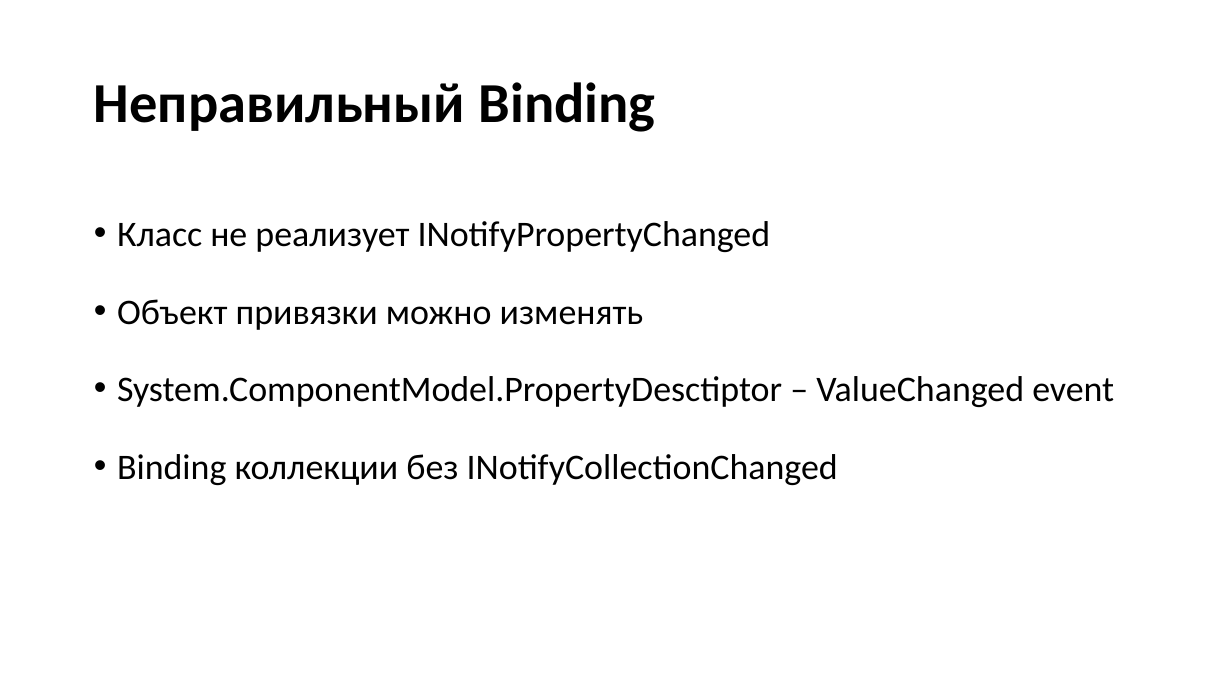
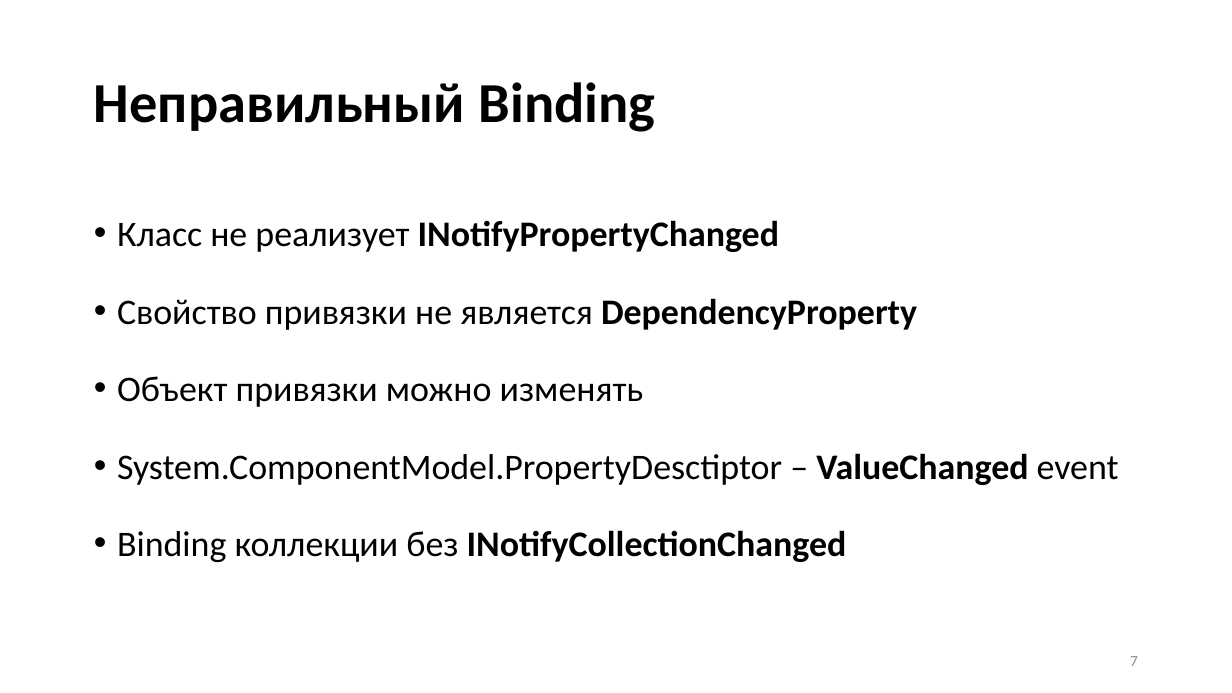
Before and after one commit to Talrandel/MemoryLeak, a slide deck: slide 7 of Утечки памяти.pptx (slide 6 before the commit). Drawn at 1232x693 pixels with LibreOffice and Linux fonts; fonts in the diff are those of the drawing. Boxes give left, top, right and bottom in pixels: in the first picture for what was removed or moved away, otherwise in the second. Text is boxed around its words. In the diff, an @@ line names an element or a change of style, - is before the commit and + after.

```diff
--- a/Утечки памяти.pptx
+++ b/Утечки памяти.pptx
@@ text at <box>117,220,1119,562</box>: bold on in "INotifyPropertyChanged", "ValueChanged", "INotifyCollectionChanged" @@
@@ text at <box>117,298,917,330</box>: paragraph added @@
+• Свойство привязки не является DependencyProperty
@@ page number added at <box>1130,656,1138,666</box>, 12 pt, text #8C8C8C @@
+7
```
Also in this commit, not shown: 18 other slides changed, 3 slides added, 1 slide removed.
